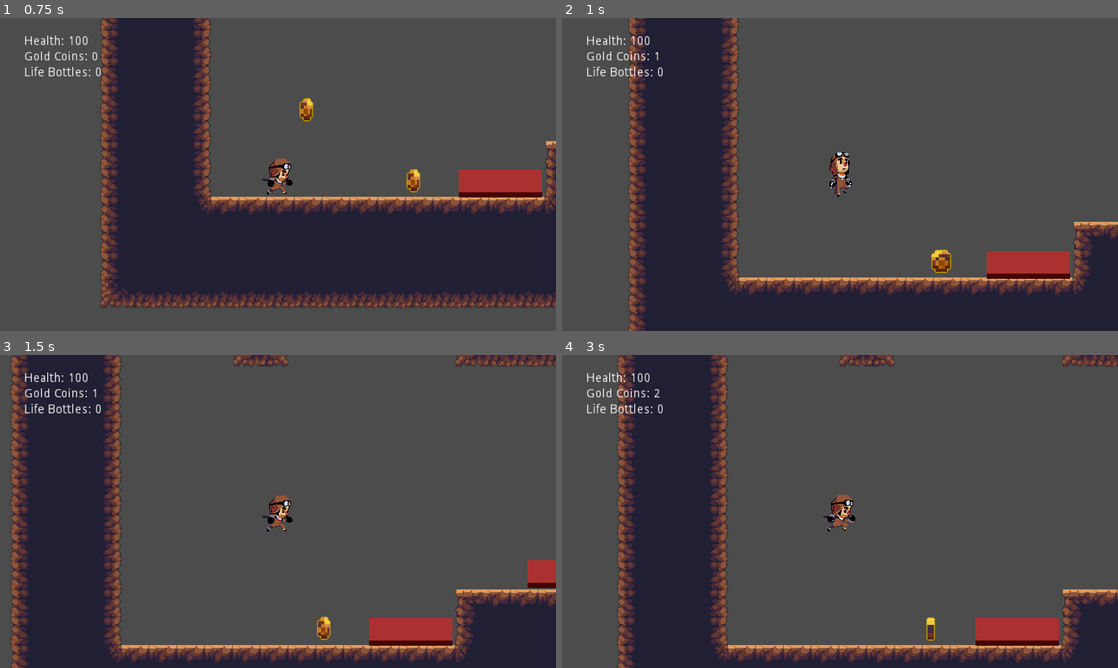
Above: before the commit, frames 1-4 (two rows, left to right).
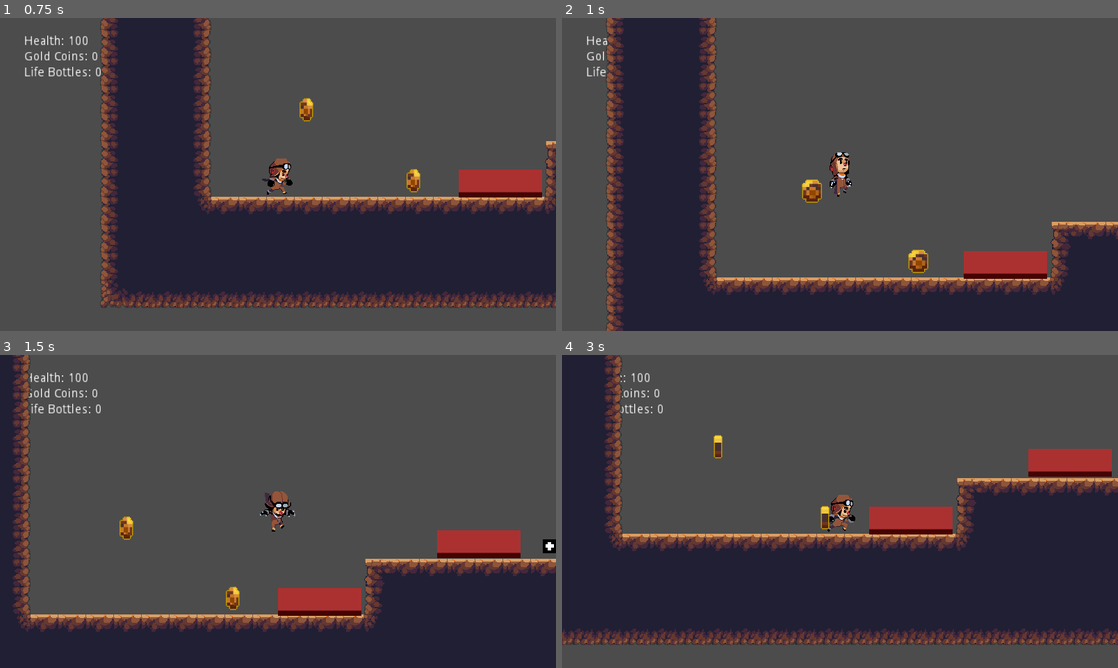
Above: after the commit, the same moments.

Repository: nordlightstudio/PlatformerLive
Game: Godot game, scene res://Game001.tscn
The game is run twice, just before and just after one commit, with the same random seed, the same clock (stepped at 60 frames per second) and the same inputs.
Inputs:
- Up to frame 1 (0.75 s): hold Right (ui_right) from 0.53 s (still down); tap 1 (useLifeBottle) at 0.6 s
- Up to frame 2 (1 s): keep holding Right (ui_right); tap Up (ui_up) at 0.77 s
- Up to frame 3 (1.5 s): keep holding Right (ui_right); tap 1 (useLifeBottle) at 1.35 s
- Up to frame 4 (3 s): tap Up (ui_up) at 1.52 s; release Right (ui_right) at 2.03 s; hold Left (ui_left) 2.03-2.78 s; tap 1 (useLifeBottle) at 2.1, 2.85 s; hold Right (ui_right) from 2.78 s (still down)

Frame 1 is identical in both runs. In frame 2, 16% of the frame differs, in the area x 7-100%, y 0-100%; in frame 3, 38%; in frame 4, 62%, in the area x 0-100%, y 0-100%.
Error after the commit: Invalid get index 'goldCoin' (on base: 'null instance').

Commit message:
v2

Diff:
--- a/Platformer/Game001.gd
+++ b/Platformer/Game001.gd
@@ -1,33 +1,64 @@
 # Skript für Game001
 extends Node2D
 
-# Variavlen für die Level-Welten
-var LevelWorld001
-var LevelWorld002
+#Laden der Level-Szenen im vorraus
+var level1_scene = preload("res://Levels/World001.tscn")
+var level2_scene = preload("res://Levels/World002.tscn")
 
 # Wenn alles fertig geladen
 func _ready():
+    #ersten level laden
+    load_level(1)
+
+
+func load_level(level):
+
+    #Prüfen ob schon ein Level geladen ist
+    if has_node("Level"):
+        #Wenn ja, Level löschen
+        get_node("Level").queue_free()
+
+
+    var level_scene
+
+    match level:
+        1:
+            level_scene = level1_scene.instance()
+        2:
+            level_scene = level2_scene.instance()
+
+    add_child(level_scene)
+
+# Skript für Game001
+#1extends Node2D
+
+# Variavlen für die Level-Welten
+#1var LevelWorld001
+#1var LevelWorld002
+
+# Wenn alles fertig geladen
+#1func _ready():
     # hier mal den Zugriff auf Level Welten
     # in Variablen speichern
-    LevelWorld001 = $Level/World001
-    LevelWorld002 = $Level/World002
+    #1LevelWorld001 = $Level/World001
+    #1LevelWorld002 = $Level/World002
 
     # und zu beginn nur die Welt anzeigen
-    show_World001()
+    #1show_World001()
 
 
 # Eine Funktion für das Anzeigen der 1. Welt
-func show_World001():
+#1func show_World001():
     #World001 anzeigen
-    LevelWorld001.visible = true
+   #1 LevelWorld001.visible = true
 
     #World002 ausblenden / verstecken
-    LevelWorld002.visible = false
+    #1LevelWorld002.visible = false
 
 # Eine Funktion für das Anzeigen der 2. Welt
-func show_World002():
+#1func show_World002():
     #World002 anzeigen
-    LevelWorld002.visible = true
+    #1LevelWorld002.visible = true
 
     #World001 ausblenden / verstecken
-    LevelWorld001.visible = false
+    #1LevelWorld001.visible = false
--- a/Platformer/Game001.tscn
+++ b/Platformer/Game001.tscn
@@ -1,18 +1,10 @@
-[gd_scene load_steps=5 format=2]
+[gd_scene load_steps=3 format=2]
 
 [ext_resource path="res://Game001.gd" type="Script" id=1]
-[ext_resource path="res://Levels/World001.tscn" type="PackedScene" id=2]
-[ext_resource path="res://Levels/World002.tscn" type="PackedScene" id=3]
-[ext_resource path="res://Player001.tscn" type="PackedScene" id=4]
+[ext_resource path="res://Player001.tscn" type="PackedScene" id=2]
 
 [node name="Game001" type="Node2D"]
 script = ExtResource( 1 )
 
-[node name="Level" type="Node2D" parent="."]
-
-[node name="World001" parent="Level" instance=ExtResource( 2 )]
-
-[node name="World002" parent="Level" instance=ExtResource( 3 )]
-
-[node name="Player001" parent="." instance=ExtResource( 4 )]
+[node name="Player001" parent="." instance=ExtResource( 2 )]
 position = Vector2( 177, 611 )
--- a/Platformer/Pickups/GoldCoin001.tscn
+++ b/Platformer/Pickups/GoldCoin001.tscn
@@ -16,7 +16,7 @@
 	var bodies = get_overlapping_bodies()
 	for body in bodies:
 		if body.name == \"Player001\":
-			get_node(\"../../../../Player001\").goldCoin += 1
+			get_node(\"res://Player001.gd\").goldCoin += 1
 			queue_free()
 "
 
